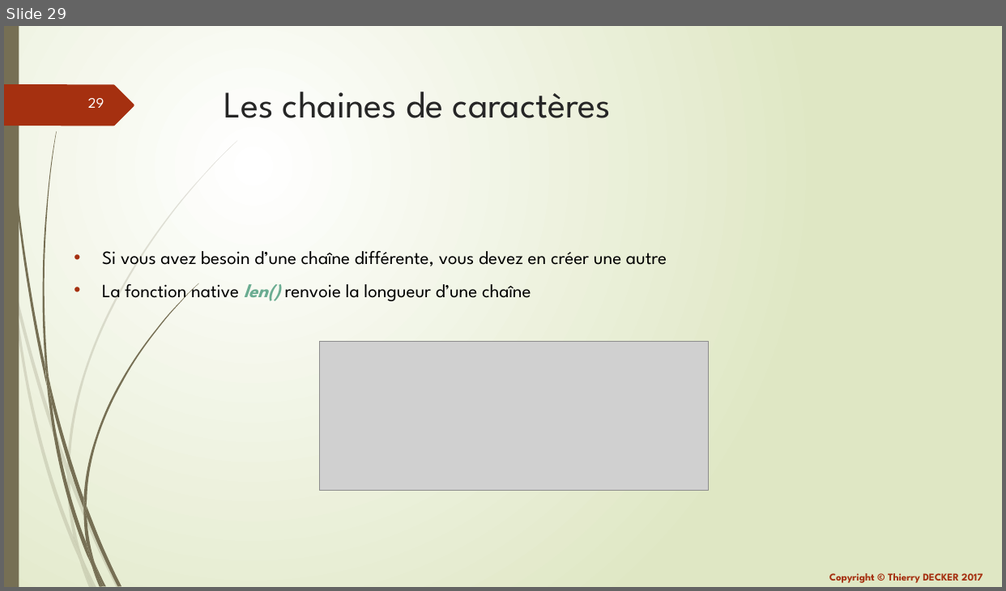
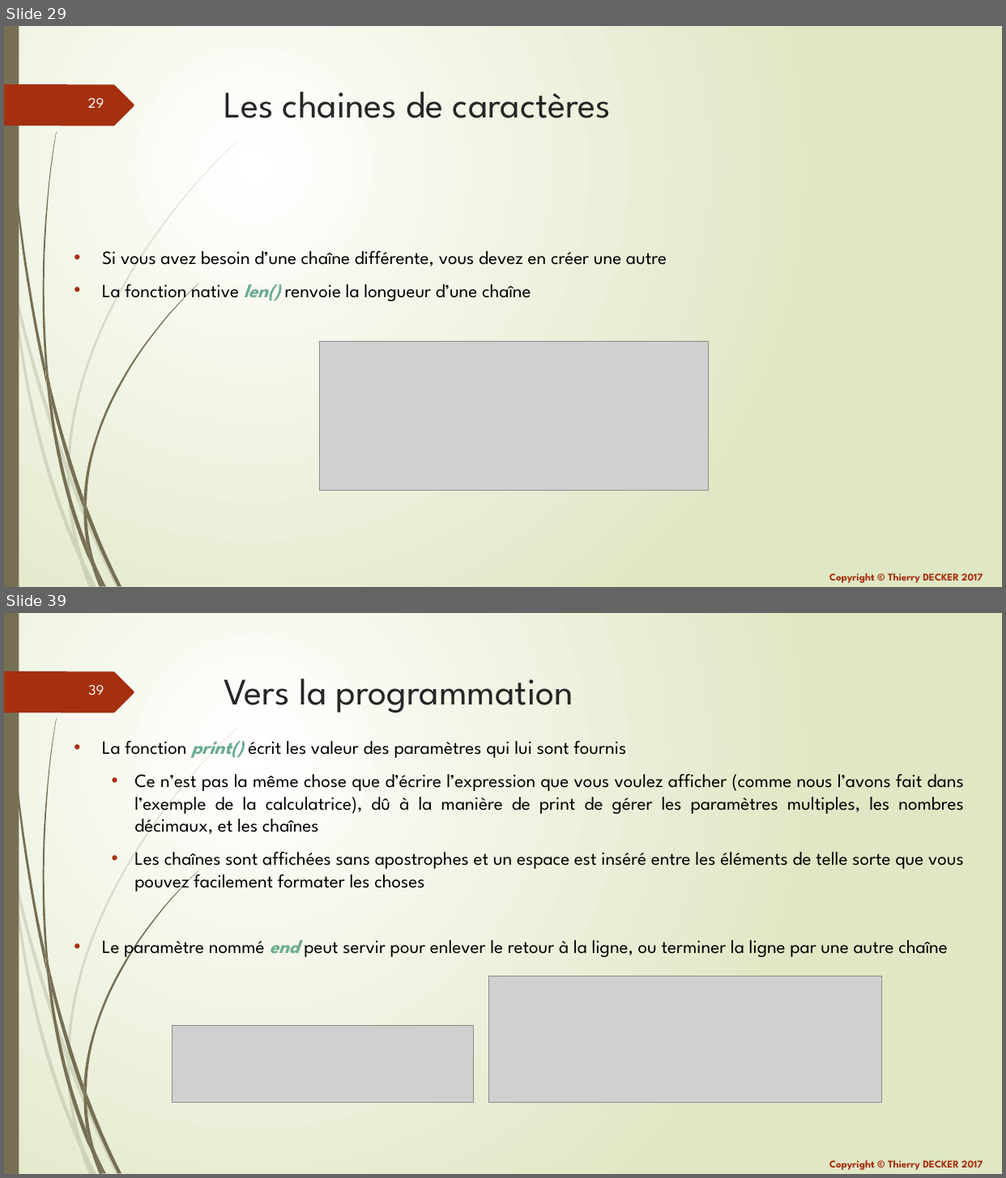
Before and after one commit to VikmanTheRacoon/learning-python, a slide deck: documentations/learning-python.pptx. Shown one above the other, each under a label of ours: slide 29 before the commit, slides 29 and 39 after it; the slides between them are not shown. The pictures are 1006x591 and 1006x1178 pixels, drawn with LibreOffice and Linux fonts; fonts in the diff are those of the drawing; grey boxes stand for pictures; background and template pictures are left out. Boxes give left, top, right and bottom in pixels: in the first picture for what was removed or moved away, otherwise in the second. Text is boxed around its words. In the diff, an @@ line names an element or a change of style, - is before the commit and + after.

```diff
--- a/documentations/learning-python.pptx
+++ b/documentations/learning-python.pptx
@@ slide 39 added at (4,613,1002,1174), background gradient #FFFFFF to #DFE8C4; not listed: 26 template elements that a slide beside it also shows @@
@@ title added at (224,679,573,713), 36 pt, text #262626 @@
+Vers la programmation
@@ text added at (102,741,964,959), 18 pt, text #000000 @@
+• La fonction print() écrit les valeur des paramètres qui lui sont fournis
+  • Ce n’est pas la même chose que d’écrire l’expression que vous voulez afficher (comme nous l’avons fait dans l’exemple de la calculatrice), dû à la manière de print de gérer les paramètres multiples, les nombres décimaux, et les chaînes
+  • Les chaînes sont affichées sans apostrophes et un espace est inséré entre les éléments de telle sorte que vous pouvez facilement formater les choses
+• Le paramètre nommé end peut servir pour enlever le retour à la ligne, ou terminer la ligne par une autre chaîne
@@ picture added at (489,977,882,1103) @@
@@ picture added at (172,1025,473,1102) @@
```
Also in this commit, not shown: 2 slides changed, 10 other slides added, 1 other file.
